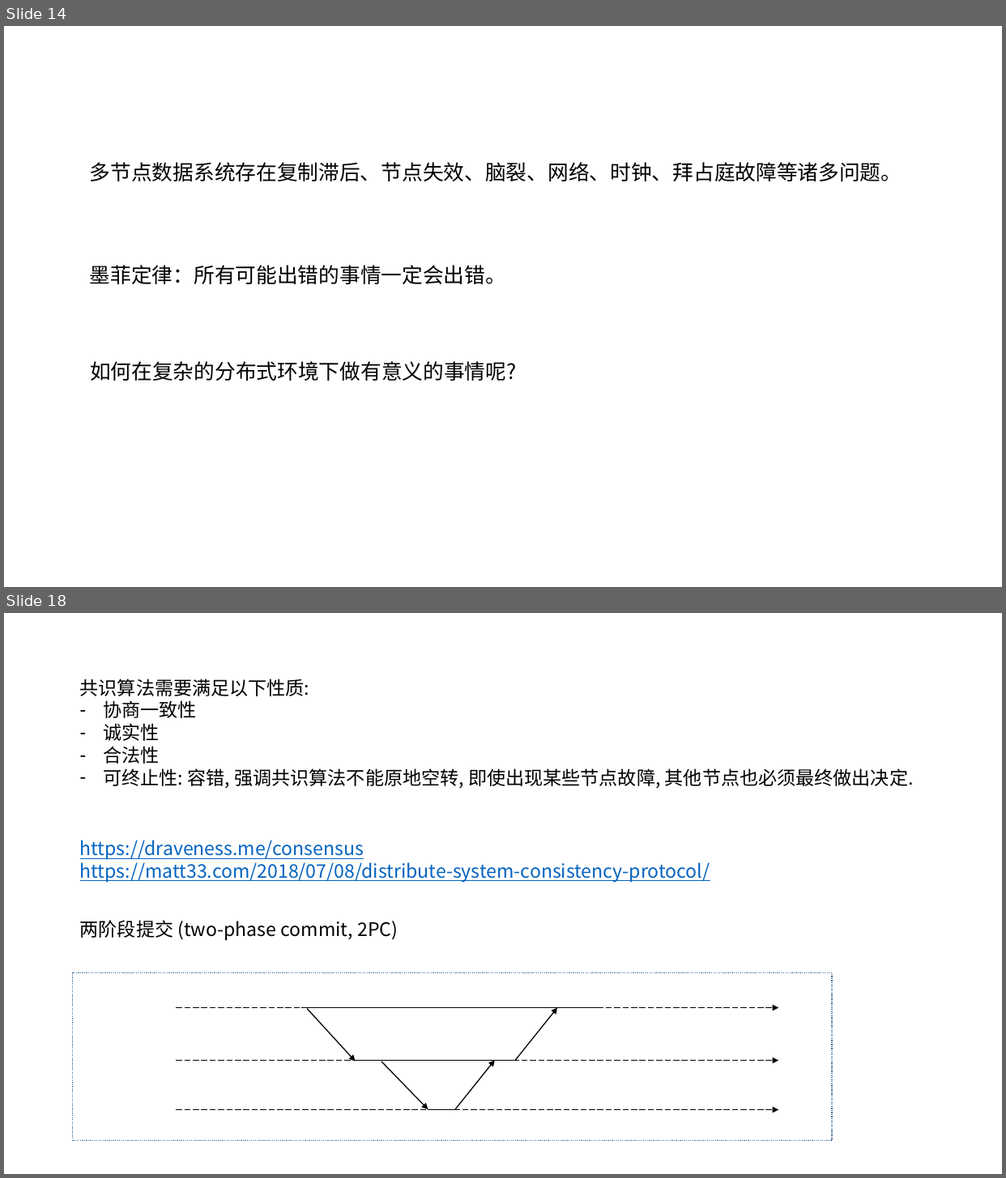
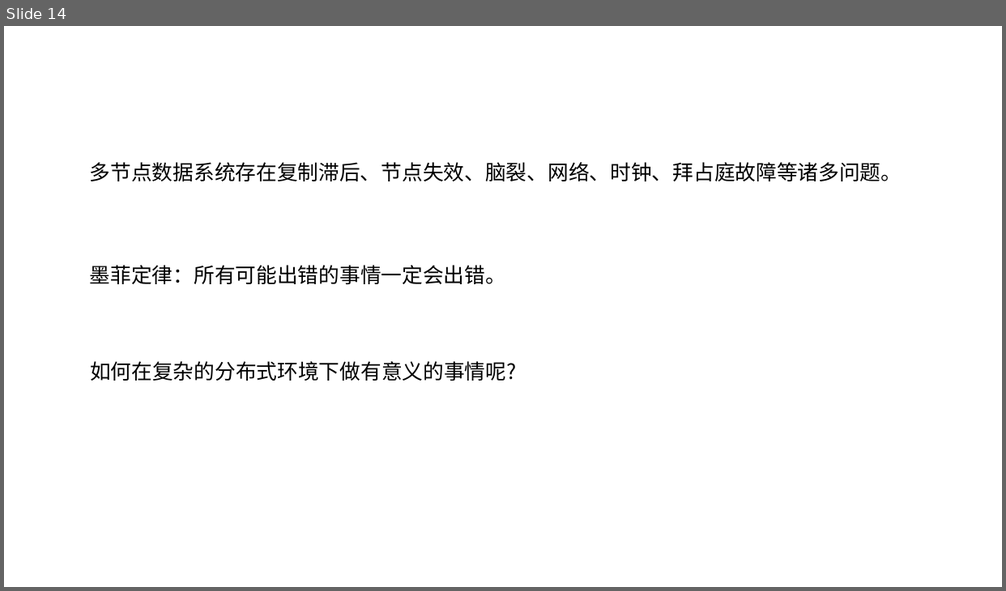
Before and after one commit to zozospider/note, a slide deck: data-system/ZooKeeper_share1_v3.pptx. Shown one above the other, each under a label of ours: slides 14 and 18 before the commit, slide 14 after it; the slides between them are not shown. The pictures are 1006x1178 and 1006x591 pixels, drawn with LibreOffice and Linux fonts; fonts in the diff are those of the drawing. Boxes give left, top, right and bottom in pixels: in the first picture for what was removed or moved away, otherwise in the second. Text is boxed around its words. In the diff, an @@ line names an element or a change of style, - is before the commit and + after.

```diff
--- a/data-system/ZooKeeper_share1_v3.pptx
+++ b/data-system/ZooKeeper_share1_v3.pptx
@@ slide 18 removed at bbox=[4, 613, 1002, 1174], background #FFFFFF @@
@@ text removed at bbox=[80, 679, 914, 788] @@
-共识算法需要满足以下性质:
-– 协商一致性
-– 诚实性
-– 合法性
-– 可终止性: 容错, 强调共识算法不能原地空转, 即使出现某些节点故障, 其他节点也必须最终做出决定.
@@ text removed at bbox=[80, 840, 710, 883] @@
-https://draveness.me/consensus
-https://matt33.com/2018/07/08/distribute-system-consistency-protocol/
@@ text removed at bbox=[80, 920, 398, 941] @@
-两阶段提交 (two-phase commit, 2PC)
@@ rectangle removed at bbox=[73, 973, 833, 1141] @@
@@ arrow removed from (177, 1008) to (779, 1008) @@
@@ line removed from (301, 1008) to (598, 1008) @@
@@ arrow removed from (307, 1009) to (355, 1062) @@
@@ arrow removed from (515, 1061) to (557, 1008) @@
@@ arrow removed from (177, 1061) to (779, 1061) @@
@@ line removed from (355, 1061) to (515, 1061) @@
@@ arrow removed from (381, 1062) to (428, 1110) @@
@@ arrow removed from (454, 1110) to (495, 1061) @@
@@ arrow removed from (177, 1110) to (779, 1110) @@
@@ line removed from (428, 1110) to (454, 1110) @@
```
Also in this commit, not shown: 14 slides changed, 2 slides added.
